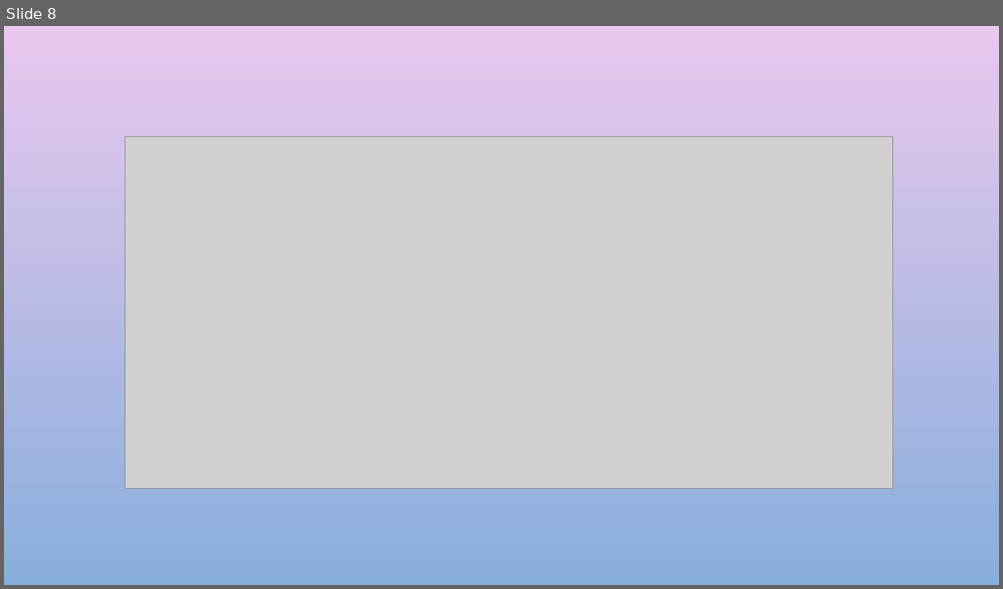
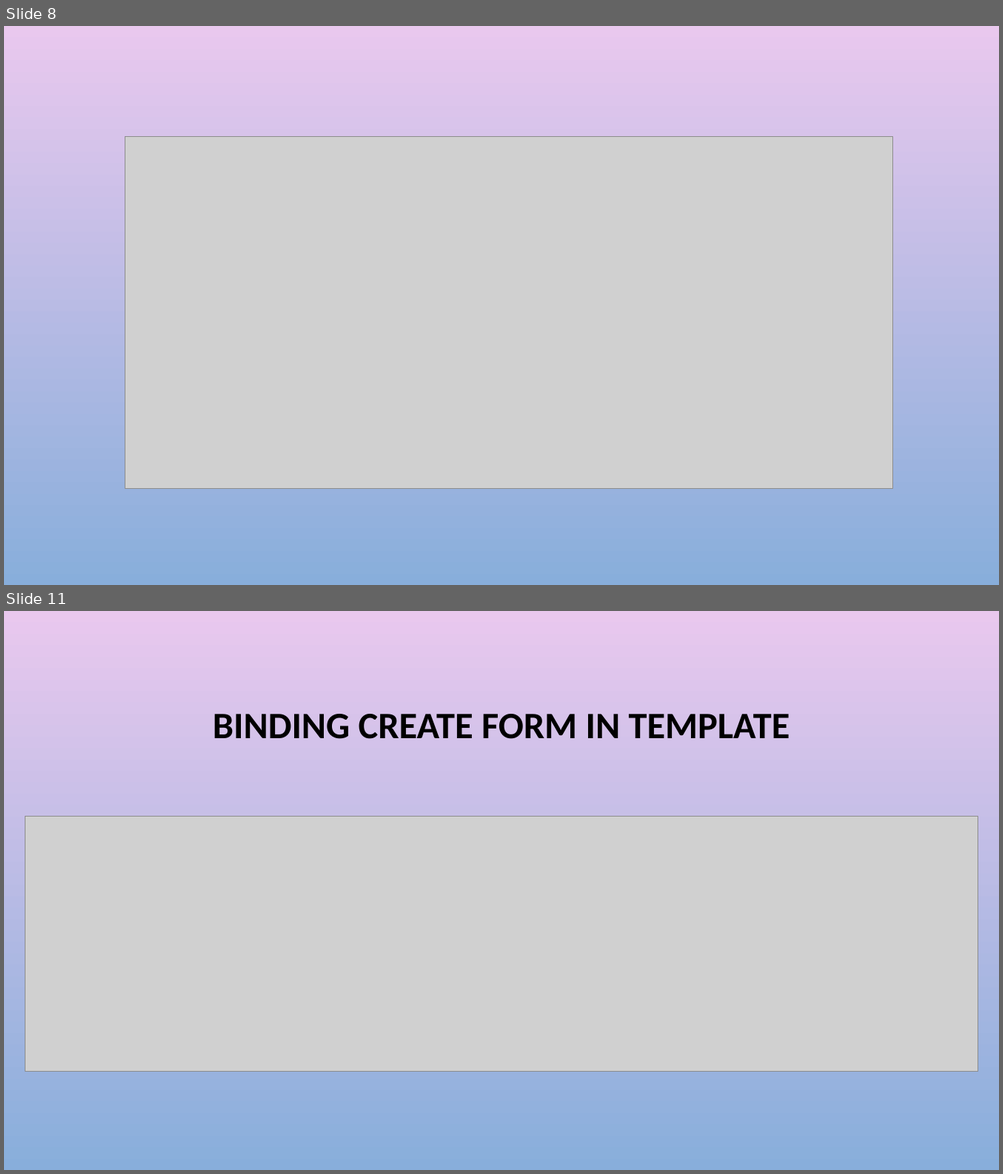
Before and after one commit to harikatakam/angular-forms, a slide deck: Reactive forms.pptx. Shown one above the other, each under a label of ours: slide 8 before the commit, slides 8 and 11 after it; the slides between them are not shown. The pictures are 1003x589 and 1003x1174 pixels, drawn with LibreOffice and Linux fonts; fonts in the diff are those of the drawing; grey boxes stand for pictures; background and template pictures are left out. Boxes give left, top, right and bottom in pixels: in the first picture for what was removed or moved away, otherwise in the second. Text is boxed around its words. In the diff, an @@ line names an element or a change of style, - is before the commit and + after.

Commit message:
added ppt slides for both template and reacive basics

```diff
--- a/Reactive forms.pptx
+++ b/Reactive forms.pptx
@@ slide 11 added at bbox=[4, 611, 999, 1170], background picture (left out) @@
@@ title added at bbox=[213, 714, 790, 739], 36 pt, text #000000, bold @@
+BINDING CREATE FORM IN TEMPLATE
@@ picture added at bbox=[25, 816, 978, 1071] @@
```
Also in this commit, not shown: 2 slides changed, 3 other slides added, 1 slide removed, 2 other files.
